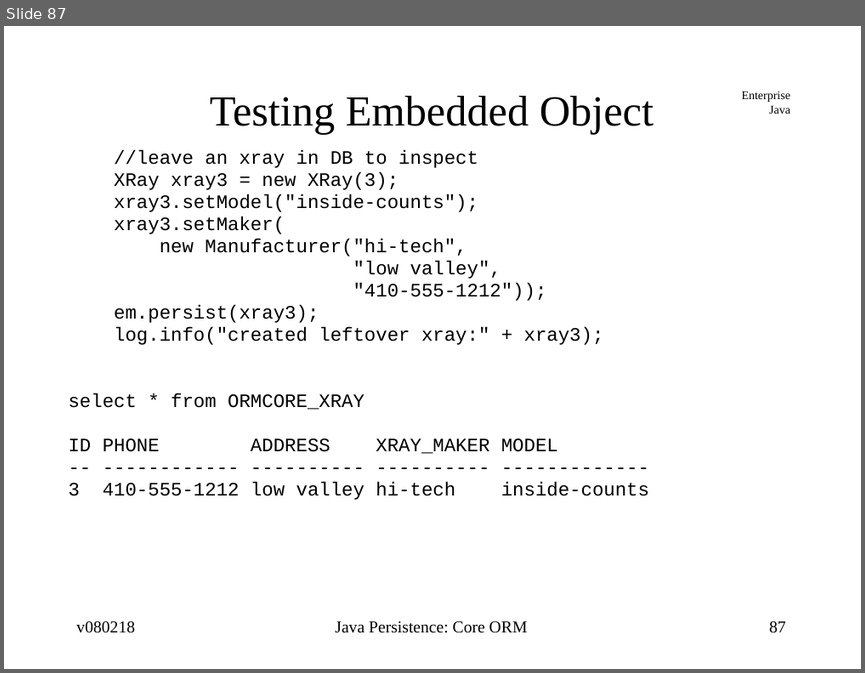
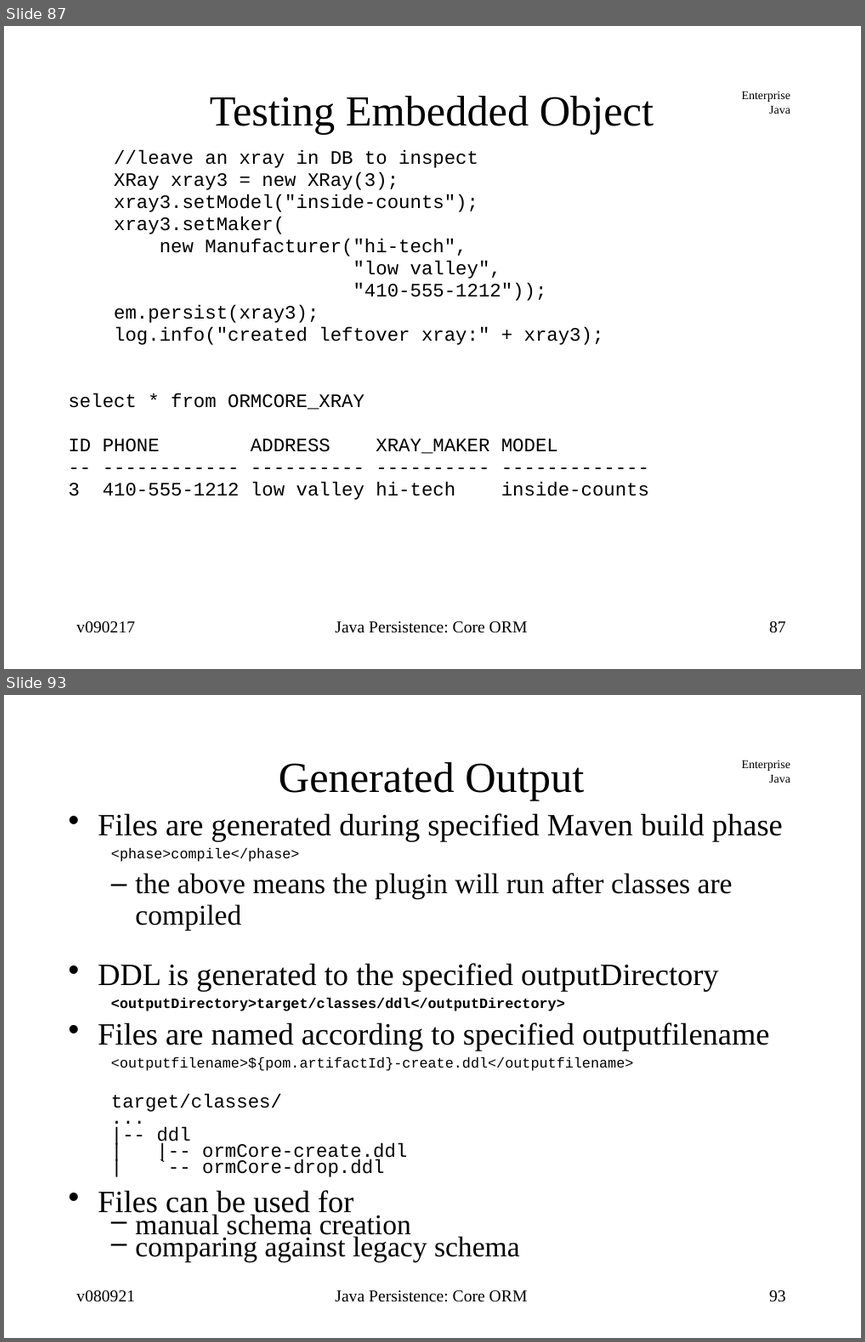
Before and after one commit to jcstaff/ejava-javaee, a slide deck: ormCore/src/site/resources/lectures/ormCore.ppt. Shown one above the other, each under a label of ours: slide 87 before the commit, slides 87 and 93 after it; the slides between them are not shown. The pictures are 865x673 and 865x1342 pixels, drawn with LibreOffice and Linux fonts; fonts in the diff are those of the drawing. Boxes give left, top, right and bottom in pixels: in the first picture for what was removed or moved away, otherwise in the second. Text is boxed around its words. In the diff, an @@ line names an element or a change of style, - is before the commit and + after.

```diff
--- a/ormCore/src/site/resources/lectures/ormCore.ppt
+++ b/ormCore/src/site/resources/lectures/ormCore.ppt
@@ slide 93 added at (4, 695, 861, 1338), background #FFFFFF; not listed: 1 template element that a slide beside it also shows @@
@@ title added at (279, 762, 584, 801), 36 pt, text #000000 @@
+Generated Output
@@ text added at (98, 813, 783, 1262), 26 pt, text #000000 @@
+• Files are generated during specified Maven build phase
+  <phase>compile</phase>
+  – the above means the plugin will run after classes are compiled
+• DDL is generated to the specified outputDirectory
+  <outputDirectory>target/classes/ddl</outputDirectory>
+• Files are named according to specified outputfilename
+  <outputfilename>${pom.artifactId}-create.ddl</outputfilename>
+  target/classes/
+  ...
+  |-- ddl
+  | |-- ormCore-create.ddl
+  | `-- ormCore-drop.ddl
+• Files can be used for
+  – manual schema creation
+  – comparing against legacy schema
@@ text added at (76, 1290, 135, 1302), 14 pt, text #000000 @@
+v080921
@@ text added at (335, 1290, 528, 1302), 14 pt, text #000000 @@
+Java Persistence: Core ORM
@@ page number added at (769, 1290, 786, 1302), 14 pt, text #000000 @@
+93
@@ slide 87 changed as well @@
@@ text at (76, 621, 135, 633): text changed @@
-v080218
+v090217
```
Also in this commit, not shown: 89 other slides changed, 5 other slides added, 5 other files.
